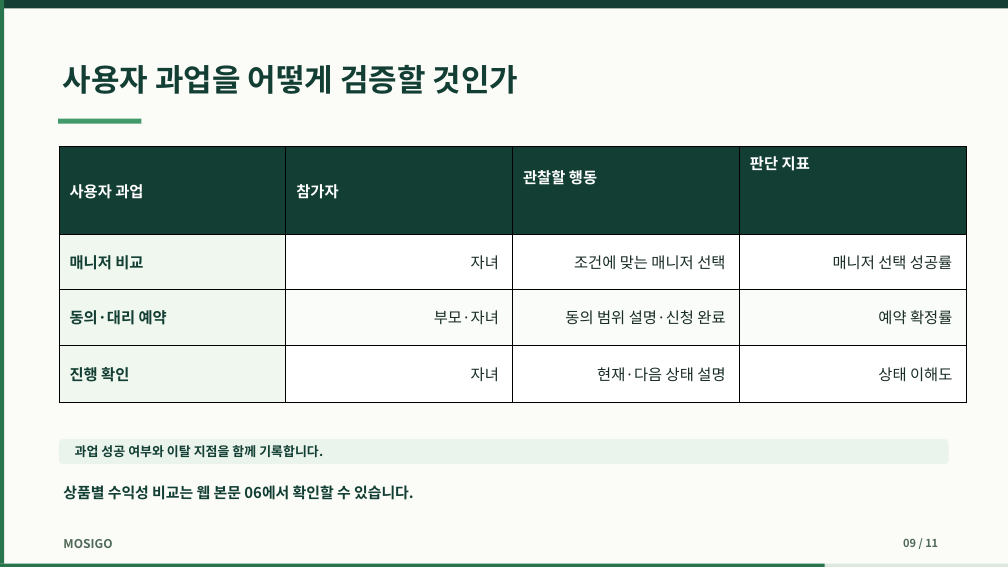
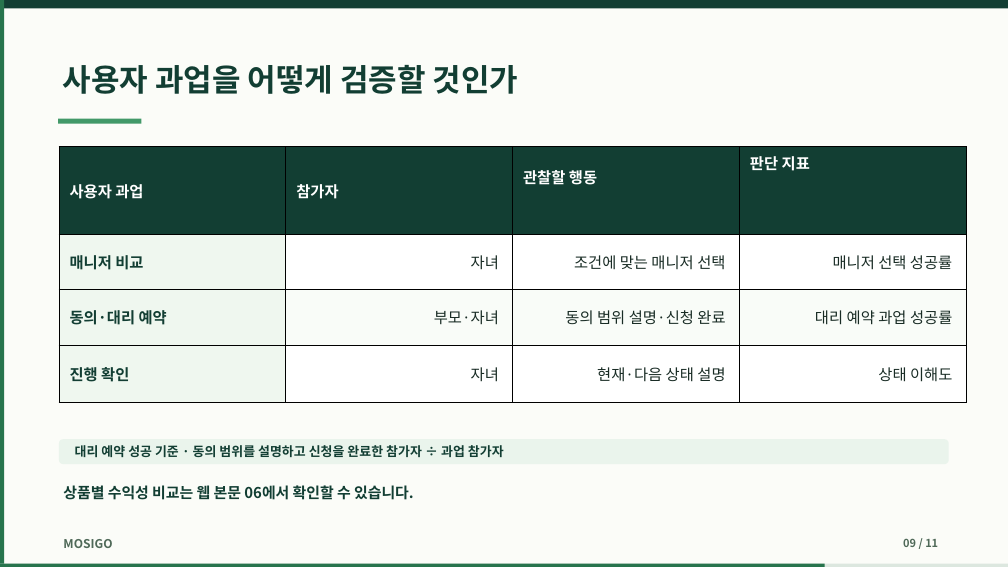
Before and after one commit to dohyunkimmm/mosigo-case-study, a slide deck: slide 9 of downloads/mosigo_report.pptx. Drawn at 1008x567 pixels with LibreOffice and Linux fonts; fonts in the diff are those of the drawing. Boxes give left, top, right and bottom in pixels: in the first picture for what was removed or moved away, otherwise in the second. Text is boxed around its words. In the diff, an @@ line names an element or a change of style, - is before the commit and + after.

Commit message:
자료의 과업 지표·승인 조건·공급 산정 기준과 42쪽 탐색 개선 (#188)
* 자료 페이지 제목과 공급 산정 기준 반영: index.html

* 자료 페이지 제목과 공급 산정 기준 반영: downloads/mosigo_business_plan_20261031.html

* 자료 페이지 제목과 공급 산정 기준 반영: .github/workflows/business-plan-pdf.yml

* 서비스기획 과업 성공 지표 및 승인·보류 문구 수정

* 발표 PDF·PPTX·미리보기와 사업기획서 발표자 노트 동기화

* 서비스기획 11장의 승인·보류 문구를 제안 원문과 일치시킴

```diff
--- a/downloads/mosigo_report.pptx
+++ b/downloads/mosigo_report.pptx
@@ table at [59, 147, 966, 402] @@
-row 3, column 4: 예약 확정률
+row 3, column 4: 대리 예약 과업 성공률
@@ text at [75, 445, 504, 457]: text changed @@
-과업 성공 여부와 이탈 지점을 함께 기록합니다.
+대리 예약 성공 기준 · 동의 범위를 설명하고 신청을 완료한 참가자 ÷ 과업 참가자
```
Also in this commit, not shown: 1 other slide changed, 12 other files.
